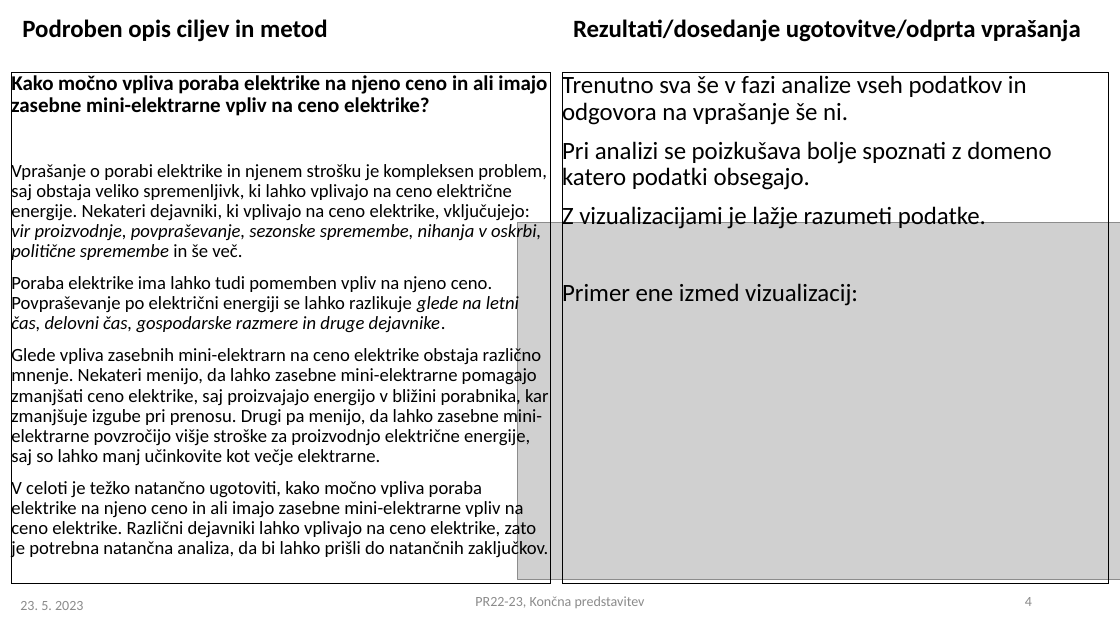
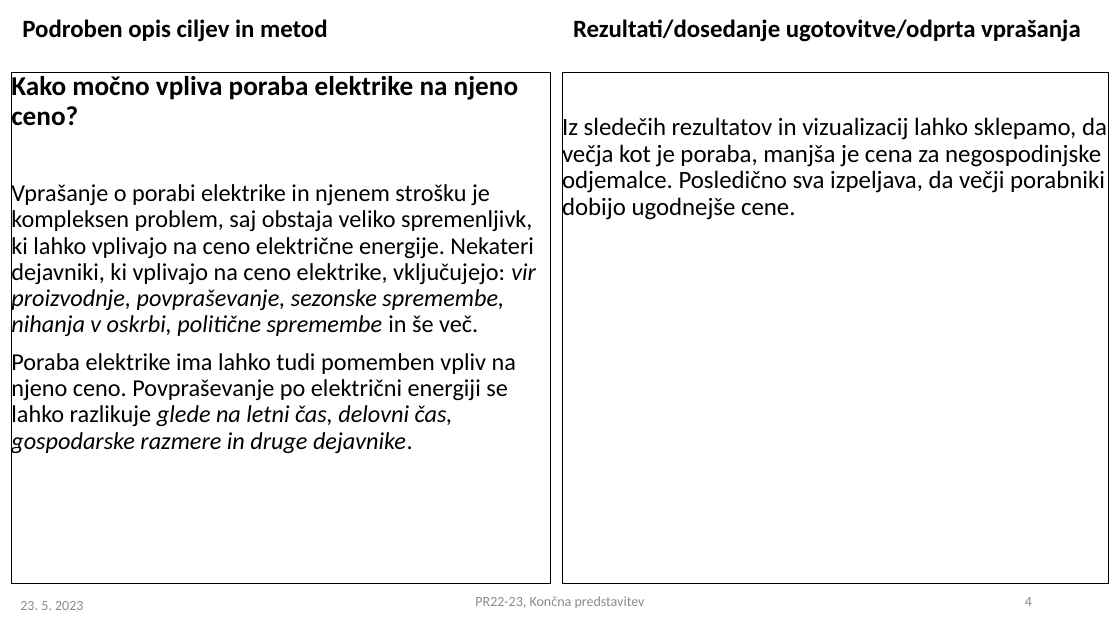
Before and after one commit to MisterMustache/PR22TLTS, a slide deck: slide 4 of PR2022-23_koncna_14a.pptx. Drawn at 1120x630 pixels with LibreOffice and Linux fonts; fonts in the diff are those of the drawing; grey boxes stand for pictures. Boxes give left, top, right and bottom in pixels: in the first picture for what was removed or moved away, otherwise in the second. Text is boxed around its words. In the diff, an @@ line names an element or a change of style, - is before the commit and + after.

```diff
--- a/PR2022-23_koncna_14a.pptx
+++ b/PR2022-23_koncna_14a.pptx
@@ text at box(11, 73, 518, 131): text changed; size 13.5 to 17.6 pt @@
-Kako močno vpliva poraba elektrike na njeno ceno in ali imajo zasebne mini-elektrarne vpliv na ceno elektrike?
+Kako močno vpliva poraba elektrike na njeno ceno?
@@ text at box(562, 115, 1107, 221): text changed @@
-Trenutno sva še v fazi analize vseh podatkov in odgovora na vprašanje še ni.
-Pri analizi se poizkušava bolje spoznati z domeno katero podatki obsegajo.
-Z vizualizacijami je lažje razumeti podatke.
-Primer ene izmed vizualizacij:
+Iz sledečih rezultatov in vizualizacij lahko sklepamo, da večja kot je poraba, manjša je cena za negospodinjske odjemalce. Posledično sva izpeljava, da večji porabniki dobijo ugodnejše cene.
@@ text at box(11, 182, 536, 455): size 12 to 15.6 pt; indent changed @@
@@ picture removed at box(517, 223, 1120, 580) @@
@@ text at box(11, 346, 549, 560): paragraphs removed @@
-Glede vpliva zasebnih mini-elektrarn na ceno elektrike obstaja različno mnenje. Nekateri menijo, da lahko zasebne mini-elektrarne pomagajo zmanjšati ceno elektrike, saj proizvajajo energijo v bližini porabnika, kar zmanjšuje izgube pri prenosu. Drugi pa menijo, da lahko zasebne mini-elektrarne povzročijo višje stroške za proizvodnjo električne energije, saj so lahko manj učinkovite kot večje elektrarne.
-V celoti je težko natančno ugotoviti, kako močno vpliva poraba elektrike na njeno ceno in ali imajo zasebne mini-elektrarne vpliv na ceno elektrike. Različni dejavniki lahko vplivajo na ceno elektrike, zato je potrebna natančna analiza, da bi lahko prišli do natančnih zaključkov.
```
Also in this commit, not shown: 5 other slides changed, 3 slides added.
